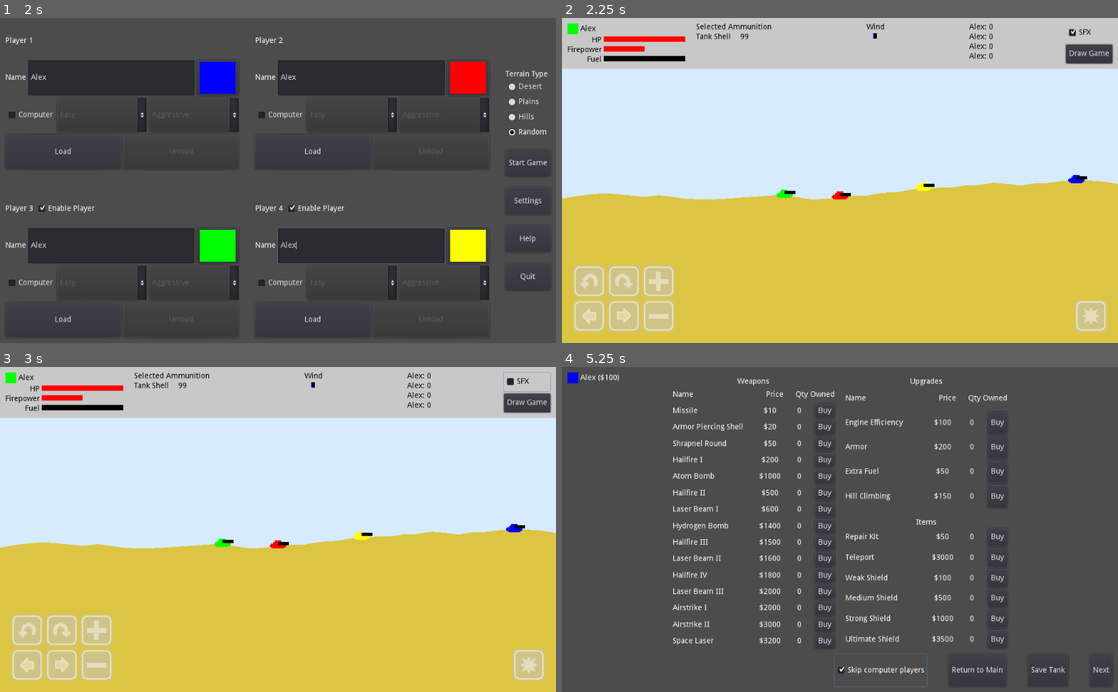
Above: before the commit, frames 1-4 (two rows, left to right).
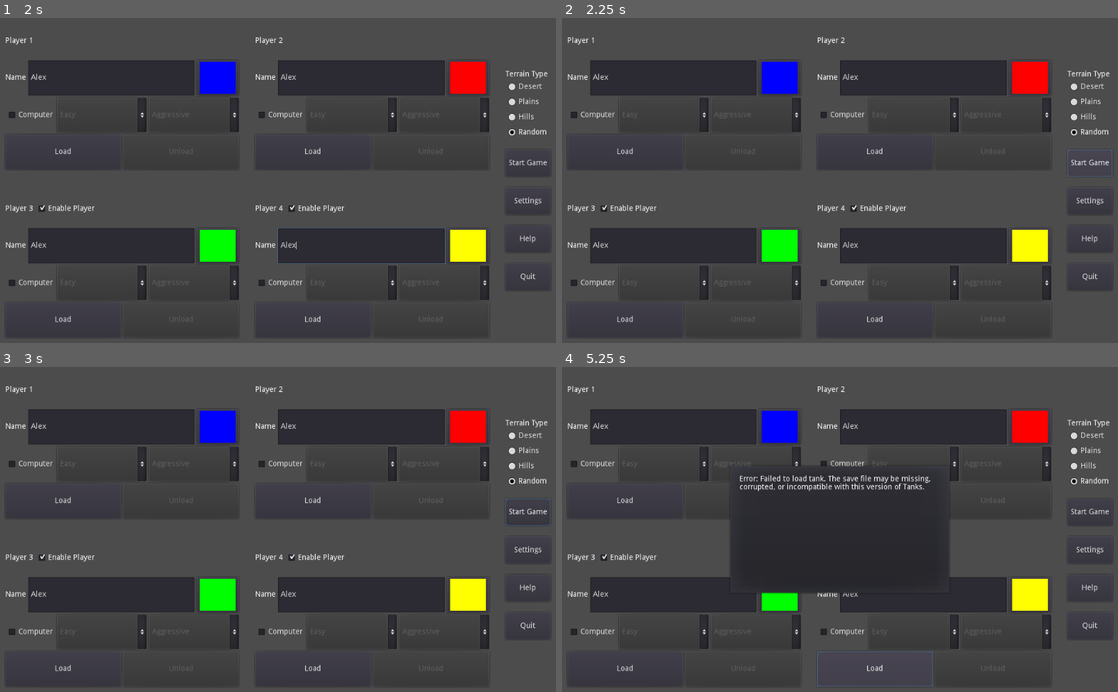
Above: after the commit, the same moments.

Repository: Arc676/Tanks-Godot
Game: Godot game, scene res://Scenes/Screens/Main Menu.tscn
The game is run twice, just before and just after one commit, with the same random seed, the same clock (stepped at 60 frames per second) and the same inputs.
Inputs (mouse positions are in pixels of both pictures, inside the frame that each line leads up to):
- Up to frame 1 (2 s): click (111, 76) at 0.52 s; type "Alex" at 0.6 s; click (111, 245) at 0.75 s; type "Alex" at 0.83 s; click (361, 76) at 0.98 s; type "Alex" at 1.07 s; click (361, 245) at 1.27 s; type "Alex" at 1.35 s
- Up to frame 2 (2.25 s): click "Start Game" at 2 s
- Up to frame 3 (3 s): click (528, 383) at 2.75 s, where only the run before the commit has a clickable "SFX"
- Up to frame 4 (5.25 s): click (1090, 513) at 3.5 s, where only the run after the commit has a clickable "Start Game"; click (1090, 402) at 4.25 s, where only the run before the commit has a clickable "Draw Game"; click (878, 669) at 5 s, where only the run before the commit has a clickable "Skip computer players"

Frame 1 is identical in both runs. In frame 2, 99% of the frame differs, in the area x 0-100%, y 0-100%; in frame 3, 99%; in frame 4, 32%.
Error after the commit: Parse Error: Can't preload resource at path: res://Textures/UI/mute_0.png (res://Scripts/Screens/Game.gd:21)

Commit message:
Convert in-game SFX button to texture button

Diff:
--- a/Scenes/Screens/Game.tscn
+++ b/Scenes/Screens/Game.tscn
@@ -6,6 +6,7 @@
 [ext_resource path="res://Textures/Colors/Black.png" type="Texture" id=4]
 [ext_resource path="res://Textures/Colors/Blue.png" type="Texture" id=5]
 [ext_resource path="res://Sound/bomber.wav" type="AudioStream" id=6]
+[ext_resource path="res://Textures/UI/unmute_0.png" type="Texture" id=7]
 [ext_resource path="res://Textures/Touch Controls/Left.png" type="Texture" id=8]
 [ext_resource path="res://Textures/Touch Controls/Right.png" type="Texture" id=9]
 [ext_resource path="res://Textures/Touch Controls/CW.png" type="Texture" id=10]
@@ -148,31 +149,31 @@
 
 [node name="Weapon, Items" type="VBoxContainer" parent="ColorRect/HUD"]
 margin_left = 237.0
-margin_right = 395.0
+margin_right = 376.0
 margin_bottom = 74.0
 size_flags_horizontal = 3
 
 [node name="Label" type="Label" parent="ColorRect/HUD/Weapon, Items"]
-margin_right = 158.0
+margin_right = 139.0
 margin_bottom = 14.0
 custom_colors/font_color = Color( 0, 0, 0, 1 )
 text = "Selected Ammunition"
 
 [node name="Current Weapon" type="HBoxContainer" parent="ColorRect/HUD/Weapon, Items"]
 margin_top = 18.0
-margin_right = 158.0
+margin_right = 139.0
 margin_bottom = 32.0
 
 [node name="Weapon Name" type="Label" parent="ColorRect/HUD/Weapon, Items/Current Weapon"]
-margin_right = 77.0
+margin_right = 67.0
 margin_bottom = 14.0
 size_flags_horizontal = 3
 custom_colors/font_color = Color( 0, 0, 0, 1 )
 text = "Tank Shell"
 
 [node name="Ammo" type="Label" parent="ColorRect/HUD/Weapon, Items/Current Weapon"]
-margin_left = 81.0
-margin_right = 158.0
+margin_left = 71.0
+margin_right = 139.0
 margin_bottom = 14.0
 size_flags_horizontal = 3
 custom_colors/font_color = Color( 0, 0, 0, 1 )
@@ -180,19 +181,19 @@
 
 [node name="Shield State" type="Label" parent="ColorRect/HUD/Weapon, Items"]
 margin_top = 36.0
-margin_right = 158.0
+margin_right = 139.0
 margin_bottom = 50.0
 size_flags_horizontal = 3
 custom_colors/font_color = Color( 0, 0, 0, 1 )
 
 [node name="Items" type="HBoxContainer" parent="ColorRect/HUD/Weapon, Items"]
 margin_top = 54.0
-margin_right = 158.0
+margin_right = 139.0
 margin_bottom = 54.0
 
 [node name="Wind" type="VBoxContainer" parent="ColorRect/HUD"]
-margin_left = 415.0
-margin_right = 720.0
+margin_left = 396.0
+margin_right = 701.0
 margin_bottom = 74.0
 size_flags_horizontal = 0
 
@@ -235,57 +236,54 @@
 texture_progress = ExtResource( 5 )
 
 [node name="Scoreboard" type="VBoxContainer" parent="ColorRect/HUD"]
-margin_left = 740.0
-margin_right = 898.0
+margin_left = 721.0
+margin_right = 830.0
 margin_bottom = 74.0
 size_flags_horizontal = 3
 
 [node name="Score 1" type="Label" parent="ColorRect/HUD/Scoreboard"]
-margin_right = 158.0
+margin_right = 109.0
 margin_bottom = 14.0
 custom_colors/font_color = Color( 0, 0, 0, 1 )
 text = "Player X: 0"
 
 [node name="Score 2" type="Label" parent="ColorRect/HUD/Scoreboard"]
 margin_top = 18.0
-margin_right = 158.0
+margin_right = 109.0
 margin_bottom = 32.0
 custom_colors/font_color = Color( 0, 0, 0, 1 )
 text = "Player X: 0"
 
 [node name="Score 3" type="Label" parent="ColorRect/HUD/Scoreboard"]
 margin_top = 36.0
-margin_right = 158.0
+margin_right = 109.0
 margin_bottom = 50.0
 custom_colors/font_color = Color( 0, 0, 0, 1 )
 text = "Player X: 0"
 
 [node name="Score 4" type="Label" parent="ColorRect/HUD/Scoreboard"]
 margin_top = 54.0
-margin_right = 158.0
+margin_right = 109.0
 margin_bottom = 68.0
 custom_colors/font_color = Color( 0, 0, 0, 1 )
 text = "Player X: 0"
 
-[node name="Controls" type="VBoxContainer" parent="ColorRect/HUD"]
-margin_left = 918.0
+[node name="Controls" type="HBoxContainer" parent="ColorRect/HUD"]
+margin_left = 850.0
 margin_right = 1004.0
 margin_bottom = 74.0
 
-[node name="SFX" type="CheckBox" parent="ColorRect/HUD/Controls"]
-margin_right = 86.0
-margin_bottom = 35.0
-size_flags_vertical = 3
-custom_colors/font_color_hover_pressed = Color( 0, 0, 0, 1 )
-custom_colors/font_color = Color( 0, 0, 0, 1 )
-custom_colors/font_color_hover = Color( 0, 0, 0, 1 )
-custom_colors/font_color_pressed = Color( 0, 0, 0, 1 )
-pressed = true
-text = "SFX"
+[node name="SFX" type="TextureButton" parent="ColorRect/HUD/Controls"]
+margin_top = 5.0
+margin_right = 64.0
+margin_bottom = 69.0
+size_flags_horizontal = 3
+size_flags_vertical = 6
+texture_normal = ExtResource( 7 )
 
 [node name="Draw Game" type="Button" parent="ColorRect/HUD/Controls"]
-margin_top = 39.0
-margin_right = 86.0
+margin_left = 68.0
+margin_right = 154.0
 margin_bottom = 74.0
 size_flags_vertical = 3
 text = "Draw Game"
@@ -412,5 +410,5 @@
 "_edit_use_anchors_": false
 }
 
-[connection signal="toggled" from="ColorRect/HUD/Controls/SFX" to="." method="toggleSFX"]
+[connection signal="button_up" from="ColorRect/HUD/Controls/SFX" to="." method="toggleSFX"]
 [connection signal="pressed" from="ColorRect/HUD/Controls/Draw Game" to="." method="drawGame"]
--- a/Scripts/Screens/Game.gd
+++ b/Scripts/Screens/Game.gd
@@ -17,6 +17,9 @@
 onready var tree = get_tree()
 
 onready var itemBtn = preload("res://Scenes/UI/Item Btn.tscn")
+
+onready var muteTexture = preload("res://Textures/UI/mute_0.png")
+onready var unmuteTexture = preload("res://Textures/UI/unmute_0.png")
 
 # HUD - Player data
 onready var pColor = $"ColorRect/HUD/Player Stats/Identification/Player Color"
@@ -62,8 +65,10 @@
 	drawDeclared = false
 
 	$"Touch Controls".visible = Globals.gameSettings.touchUI
-	$ColorRect/HUD/Controls/SFX.pressed = Globals.gameSettings.sfx
-	toggleSFX(Globals.gameSettings.sfx)
+
+	var muted = !Globals.gameSettings.sfx
+	setSFXBtnTexture(muted)
+	AudioServer.set_bus_mute(1, muted)
 
 	var touchNextWeapon = $"Touch Controls/UI Left/Weapons/NextWeapon"
 	var touchPrevWeapon = $"Touch Controls/UI Left/Weapons/PrevWeapon"
@@ -111,10 +116,20 @@
 	setActiveTank(0)
 	updateHUD()
 
-func toggleSFX(pressed):
-	AudioServer.set_bus_mute(1, !pressed)
-	Globals.gameSettings.sfx = pressed
+func toggleSFX():
+	Globals.gameSettings.sfx = !Globals.gameSettings.sfx
 	Globals.saveSettings()
+
+	var muted = !Globals.gameSettings.sfx
+	AudioServer.set_bus_mute(1, muted)
+
+	setSFXBtnTexture(muted)
+
+func setSFXBtnTexture(muted):
+	if muted:
+		$ColorRect/HUD/Controls/SFX.texture_normal = muteTexture
+	else:
+		$ColorRect/HUD/Controls/SFX.texture_normal = unmuteTexture
 
 func drawGame():
 	players[activePlayer].endTurn()
Not shown: 1 places in Scenes/Screens/Game.tscn that only renumber resources
Not shown, changed: CREDITS
